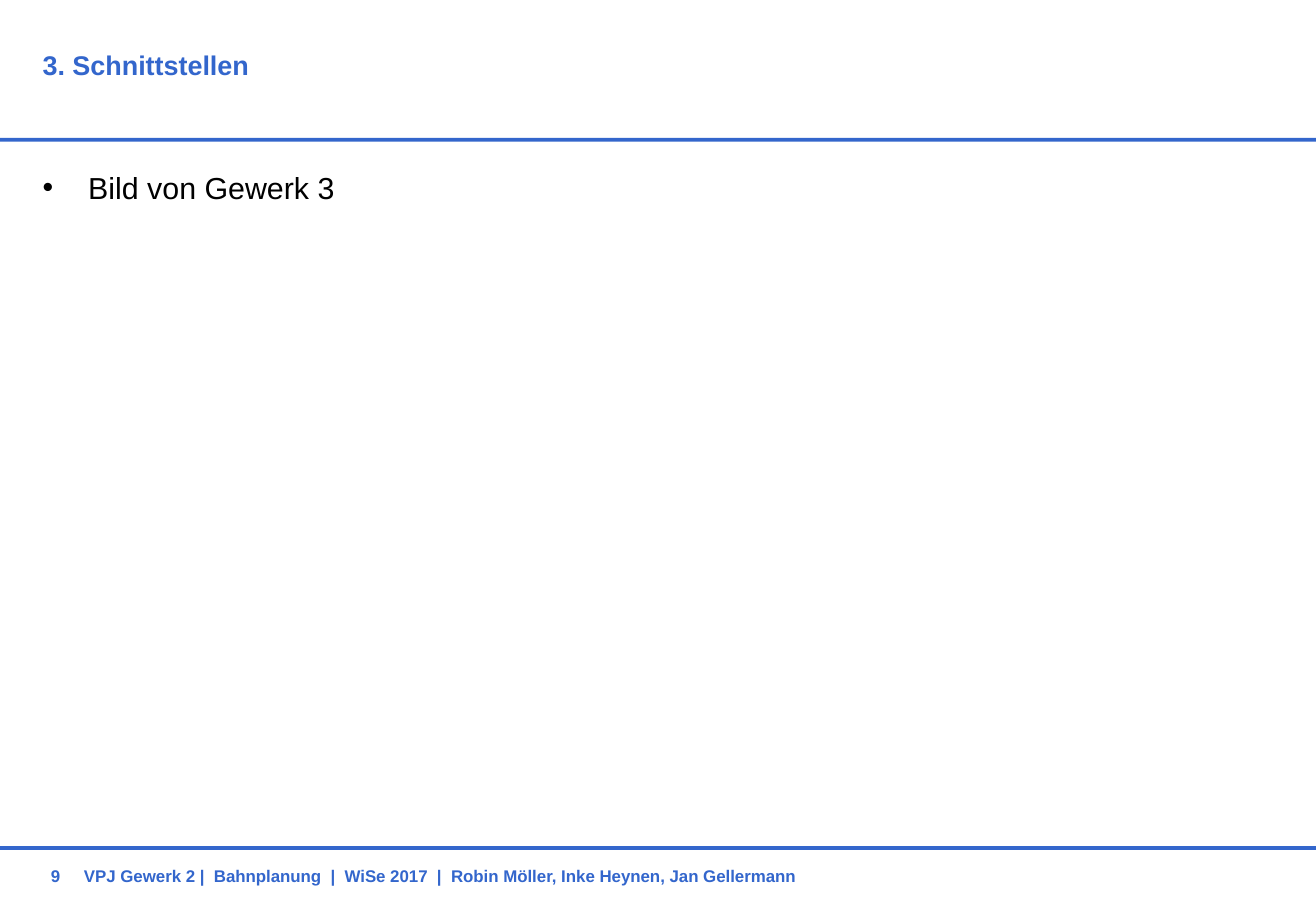
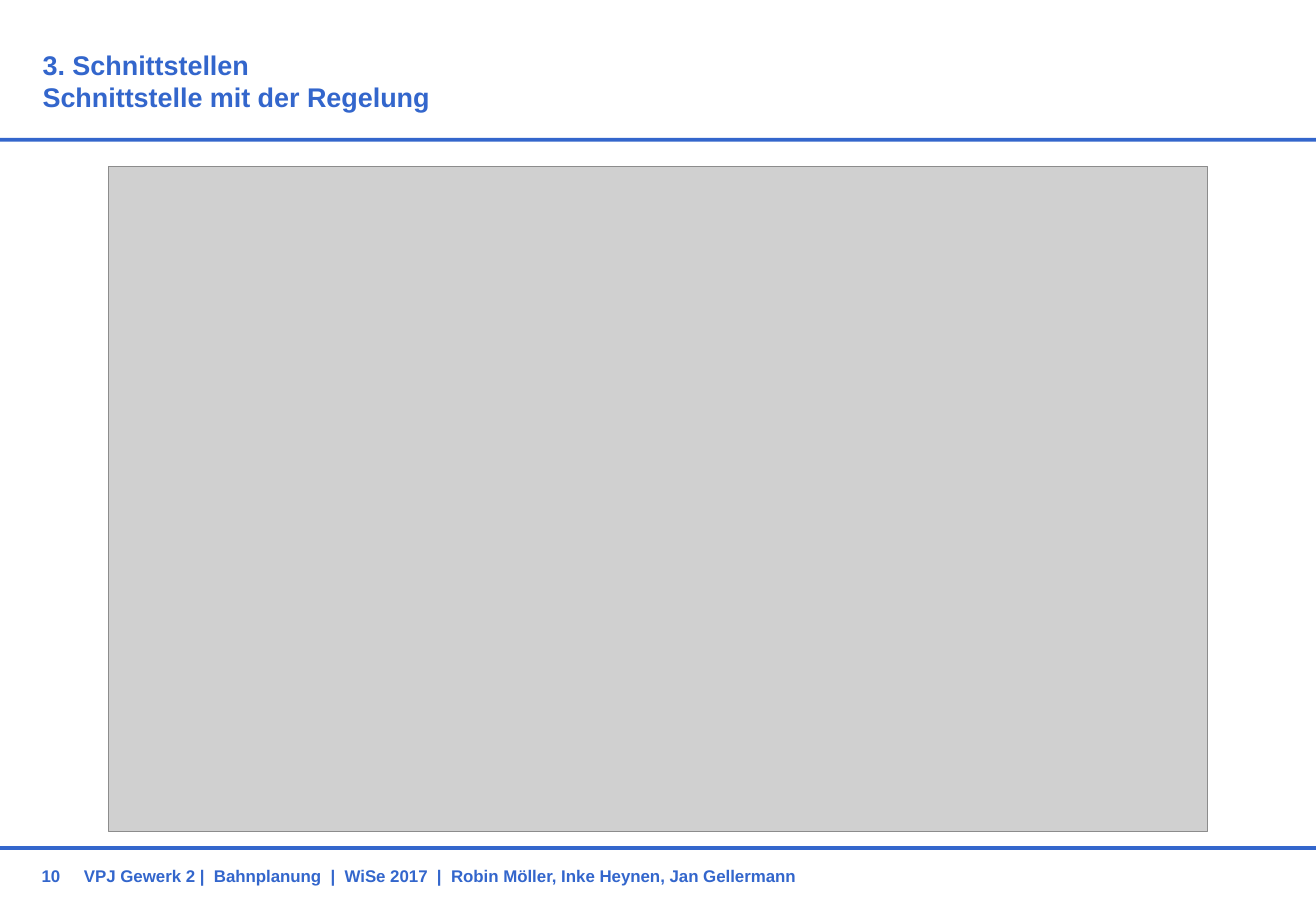
Before and after one commit to RobinMoeller/VPJ-Gewerk-2, a slide deck: slide 10 of Präsi_Konzept.pptx (slide 9 before the commit). Drawn at 1316x911 pixels with LibreOffice and Linux fonts; fonts in the diff are those of the drawing; grey boxes stand for pictures; background and template pictures are left out. Boxes give left, top, right and bottom in pixels: in the first picture for what was removed or moved away, otherwise in the second. Text is boxed around its words. In the diff, an @@ line names an element or a change of style, - is before the commit and + after.

```diff
--- a/Präsi_Konzept.pptx
+++ b/Präsi_Konzept.pptx
@@ title at (43, 55, 430, 112): text changed @@
-3. Schnittstellen
+3. Schnittstellen
+Schnittstelle mit der Regelung
@@ text removed at (88, 177, 335, 200) @@
-• Bild von Gewerk 3
@@ picture added at (108, 166, 1208, 832) @@
@@ page number at (42, 870, 61, 882): text changed @@
-9
+10
```
Also in this commit, not shown: 5 other slides changed, 1 slide added.
